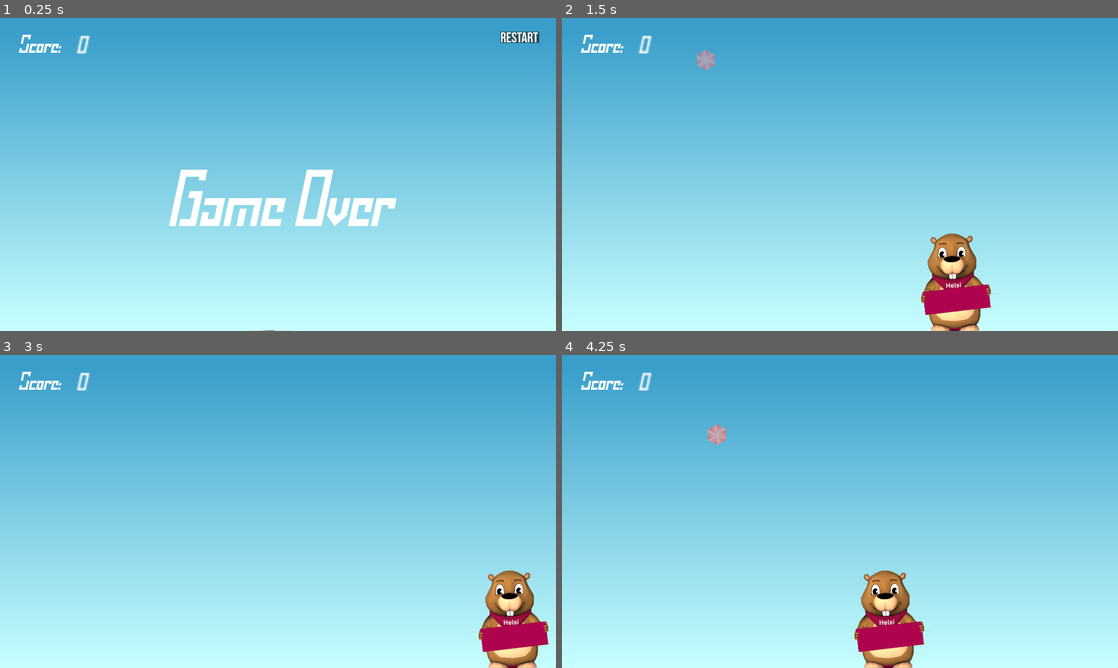
Above: before the commit, frames 1-4 (two rows, left to right).
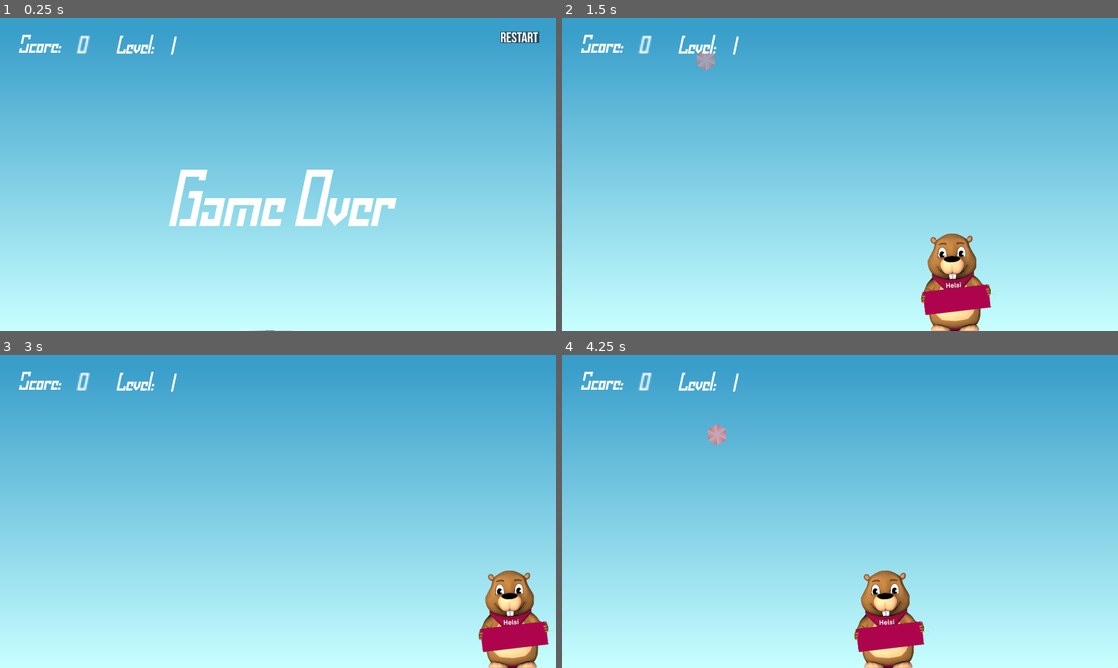
Above: after the commit, the same moments.

Repository: helsana/innoweek_game
Game: Godot game, scene res://World.tscn
The game is run twice, just before and just after one commit, with the same random seed, the same clock (stepped at 60 frames per second) and the same inputs.
Inputs (mouse positions are in pixels of both pictures, inside the frame that each line leads up to):
- Up to frame 1 (0.25 s): no input
- Up to frame 2 (1.5 s): click (1079, 36) at 0.5 s; move the mouse to (962, 158) at 1.27 s
- Up to frame 3 (3 s): move the mouse to (166, 527) at 2.02 s; click (517, 373) at 2.75 s
- Up to frame 4 (4.25 s): move the mouse to (895, 442) at 3.52 s

The runs differ from the first frame. In frame 1, 0.2% of the frame differs, in the area x 20-32%, y 5-12%; in frame 2, 0.2%; in frame 3, 0.2%; in frame 4, 0.2%.

Commit message:
Add level label

Diff:
--- /dev/null
+++ b/GUI.gd
@@ -0,0 +1,15 @@
+extends Control
+
+
+# Called when the node enters the scene tree for the first time.
+func _ready():
+	pass # Replace with function body.
+
+
+# Called every frame. 'delta' is the elapsed time since the previous frame.
+func _process(delta):
+	pass
+
+
+func _on_level_timer_timeout():
+	get_node("Level").on_level_change()
--- a/GUI.tscn
+++ b/GUI.tscn
@@ -1,12 +1,16 @@
-[gd_scene load_steps=9 format=3 uid="uid://rgsd8s858iep"]
+[gd_scene load_steps=10 format=3 uid="uid://rgsd8s858iep"]
 
 [ext_resource type="Texture2D" uid="uid://c022fsfm044io" path="res://Background.png" id="1"]
 [ext_resource type="FontFile" uid="uid://d0t3remmj46qn" path="res://Fonts/operational amplifier.ttf" id="2"]
 [ext_resource type="Script" path="res://Score.gd" id="3"]
 [ext_resource type="Texture2D" uid="uid://ymdeb8ik0e0t" path="res://Restart.png" id="4"]
+[ext_resource type="Script" path="res://Level.gd" id="4_xqwcc"]
 [ext_resource type="Script" path="res://Button.gd" id="5"]
 
 [sub_resource type="FontFile" id="3"]
+subpixel_positioning = 0
+msdf_pixel_range = 14
+msdf_size = 128
 fallbacks = Array[Font]([ExtResource("2")])
 face_index = null
 embolden = null
@@ -37,6 +41,9 @@
 cache/0/250/0/kerning_overrides/250/0 = Vector2(0, 0)
 
 [sub_resource type="FontFile" id="1"]
+subpixel_positioning = 0
+msdf_pixel_range = 14
+msdf_size = 128
 fallbacks = Array[Font]([ExtResource("2")])
 face_index = null
 embolden = null
@@ -127,6 +134,9 @@
 cache/0/80/0/kerning_overrides/80/0 = Vector2(0, 0)
 
 [sub_resource type="FontFile" id="2"]
+subpixel_positioning = 0
+msdf_pixel_range = 14
+msdf_size = 128
 fallbacks = Array[Font]([ExtResource("2")])
 face_index = null
 embolden = null
@@ -144,6 +154,8 @@
 anchors_preset = 15
 anchor_right = 1.0
 anchor_bottom = 1.0
+grow_horizontal = 2
+grow_vertical = 2
 
 [node name="GameOver" type="TextureRect" parent="."]
 layout_mode = 1
@@ -187,12 +199,32 @@
 layout_mode = 0
 offset_left = 270.0
 offset_top = 37.0
-offset_right = 310.0
+offset_right = 290.0
 offset_bottom = 60.0
 scale = Vector2(5, 5)
 theme_override_fonts/font = SubResource("2")
 text = "0"
 script = ExtResource("3")
+
+[node name="LevelLabel" type="Label" parent="."]
+layout_mode = 0
+offset_left = 406.0
+offset_top = 38.0
+offset_right = 555.0
+offset_bottom = 137.0
+theme_override_fonts/font = ExtResource("2")
+theme_override_font_sizes/font_size = 80
+text = "Level:"
+
+[node name="Level" type="Label" parent="."]
+layout_mode = 0
+offset_left = 594.0
+offset_top = 41.0
+offset_right = 740.0
+offset_bottom = 140.0
+theme_override_fonts/font = ExtResource("2")
+theme_override_font_sizes/font_size = 80
+script = ExtResource("4_xqwcc")
 
 [node name="Restart" type="Button" parent="."]
 layout_mode = 1
--- /dev/null
+++ b/Level.gd
@@ -0,0 +1,17 @@
+extends Label
+
+
+var level = 1
+
+# Called when the node enters the scene tree for the first time.
+func _ready():
+	text = str(level)
+
+
+# Called every frame. 'delta' is the elapsed time since the previous frame.
+func _process(delta):
+	pass
+
+func on_level_change():
+	level += 1
+	text = str(level)
--- a/Spawner.gd
+++ b/Spawner.gd
@@ -6,13 +6,9 @@
 
 func _ready():
 	print("Spawner")
-	#$LevelTimer.start()
 
-const SPAWN_TIME = 1.0
 var spawn_time = 1.0
 var spawn_time_left = spawn_time
-#var spawn_time_left : float = SPAWN_TIME
-
 
 func spawn_item():
 	var current_spawned_item = spawned_item.instantiate()
--- a/World.tscn
+++ b/World.tscn
@@ -8,6 +8,7 @@
 [ext_resource type="Texture2D" uid="uid://dfy8it43mqfh4" path="res://FallingItem.png" id="6"]
 [ext_resource type="PackedScene" uid="uid://b6h2b4y1y3dvy" path="res://Player.tscn" id="7"]
 [ext_resource type="PackedScene" uid="uid://rgsd8s858iep" path="res://GUI.tscn" id="8"]
+[ext_resource type="Script" path="res://GUI.gd" id="9_dfe4v"]
 
 [node name="World" type="Node2D"]
 script = ExtResource("1")
@@ -31,13 +32,13 @@
 offset_top = 5.0
 offset_right = 1922.0
 offset_bottom = 1079.0
-grow_horizontal = 2
-grow_vertical = 2
 size_flags_horizontal = 4
 size_flags_vertical = 4
+script = ExtResource("9_dfe4v")
 
 [node name="LevelTimer" type="Timer" parent="."]
 wait_time = 10.0
 autostart = true
 
 [connection signal="timeout" from="LevelTimer" to="Spawner" method="_on_level_timer_timeout"]
+[connection signal="timeout" from="LevelTimer" to="GUI" method="_on_level_timer_timeout"]
Not shown: 1 places in World.tscn that only renumber resources
